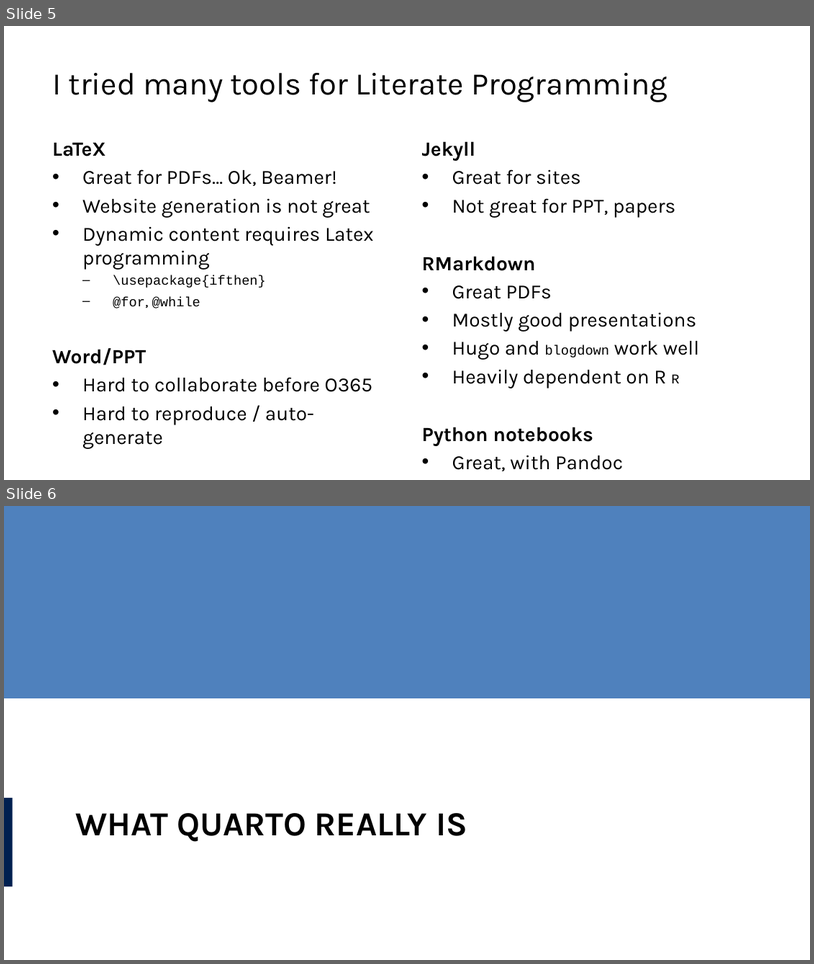
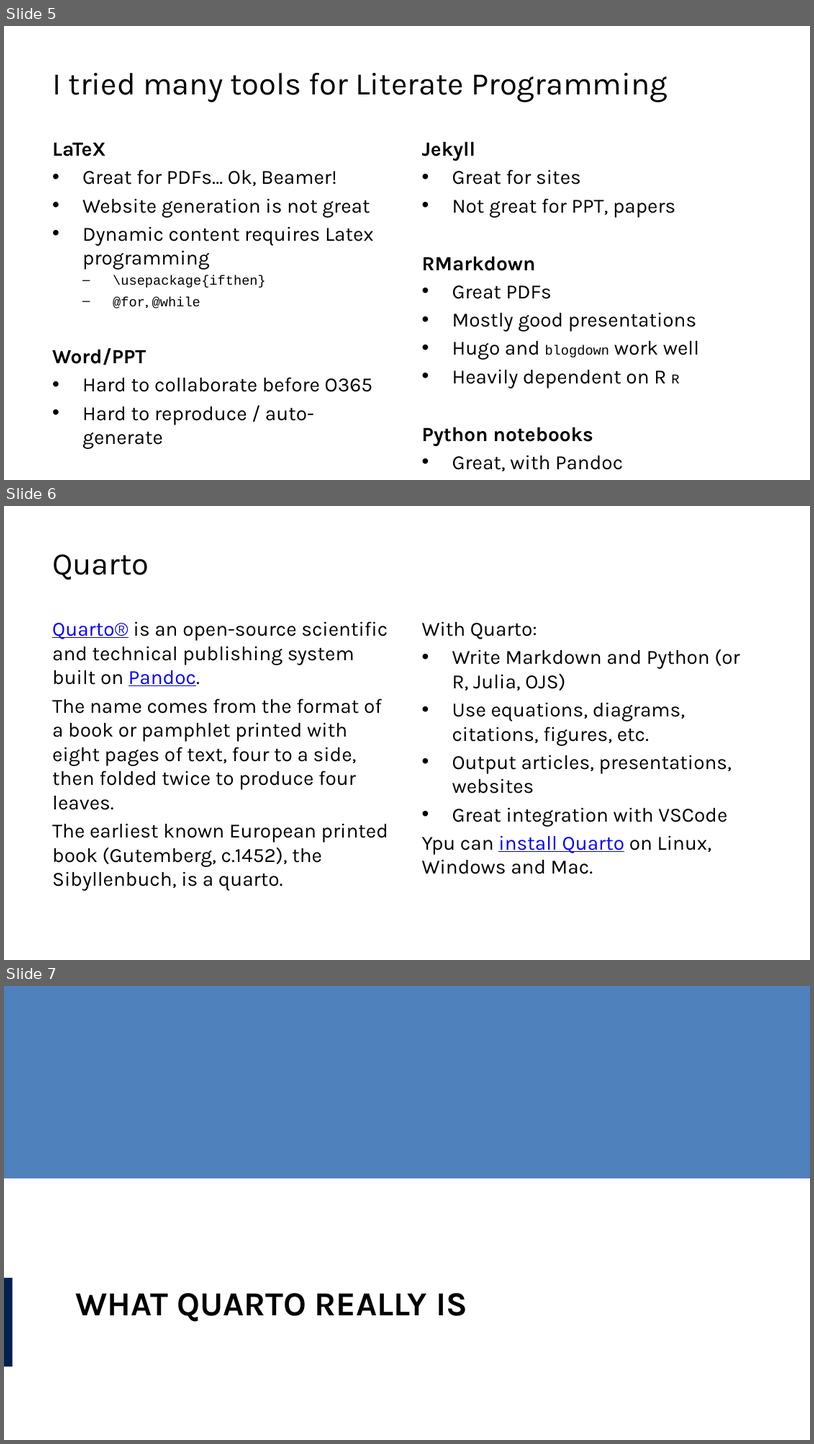
Before and after one commit to lucas-a-meyer/using-quarto, a slide deck: docs/presentation.pptx. Shown one above the other, each under a label of ours: slides 5 and 6 before the commit, slides 5, 6 and 7 after it. The pictures are 814x964 and 814x1444 pixels, drawn with LibreOffice and Linux fonts; fonts in the diff are those of the drawing. Boxes give left, top, right and bottom in pixels: in the first picture for what was removed or moved away, otherwise in the second. Text is boxed around its words. In the diff, an @@ line names an element or a change of style, - is before the commit and + after.

```diff
--- a/docs/presentation.pptx
+++ b/docs/presentation.pptx
@@ slide 6 added at (x1=4, y1=506, x2=810, y2=960), background #FFFFFF @@
@@ title added at (x1=52, y1=554, x2=149, y2=580), 28 pt, text #000000 @@
+Quarto
@@ text added at (x1=52, y1=621, x2=388, y2=890), 18 pt, text #000000 @@
+Quarto® is an open-source scientific and technical publishing system built on Pandoc.
+The name comes from the format of a book or pamphlet printed with eight pages of text, four to a side, then folded twice to produce four leaves.
+The earliest known European printed book (Gutemberg, c.1452), the Sibyllenbuch, is a quarto.
@@ text added at (x1=422, y1=621, x2=740, y2=874), 18 pt, text #000000 @@
+With Quarto:
+• Write Markdown and Python (or R, Julia, OJS)
+• Use equations, diagrams, citations, figures, etc.
+• Output articles, presentations, websites
+• Great integration with VSCode
+Ypu can install Quarto on Linux, Windows and Mac.
@@ what was slide 6 is now slide 7 @@
```
Also in this commit, not shown: 1 slide changed, 10 other files.
